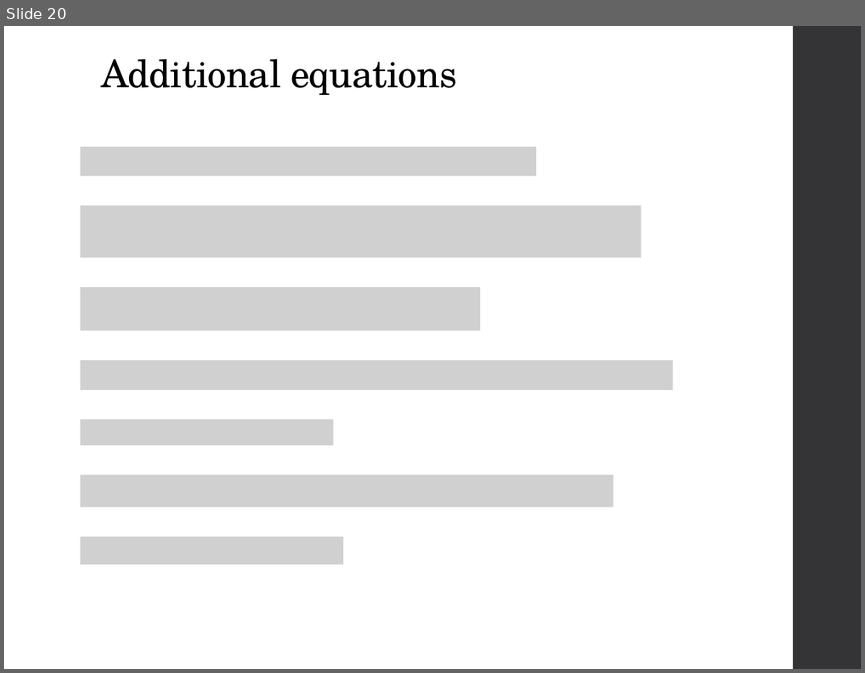
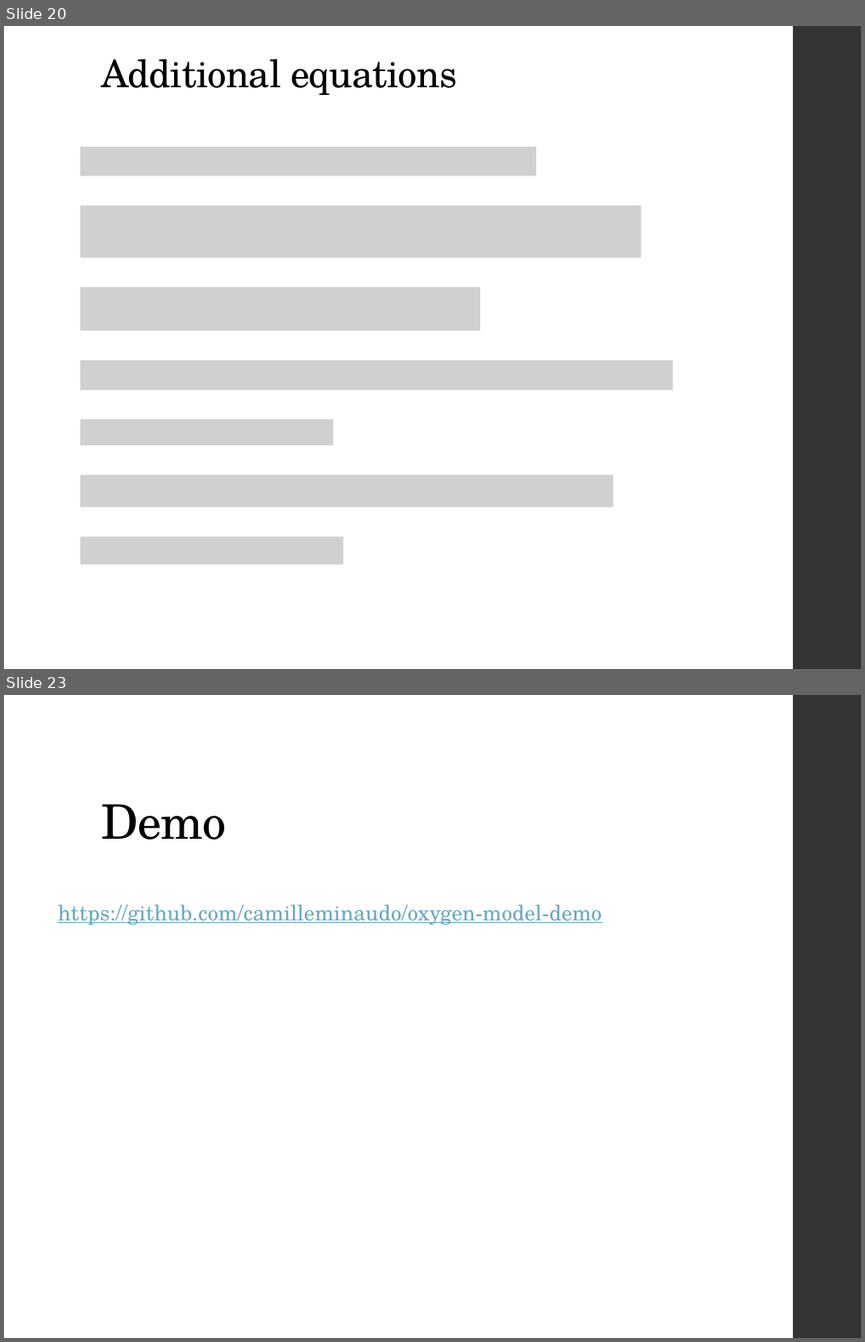
Before and after one commit to camilleminaudo/oxygen-model-demo, a slide deck: 20221222_Building a process-based model, from scratch.pptx. Shown one above the other, each under a label of ours: slide 20 before the commit, slides 20 and 23 after it; the slides between them are not shown. The pictures are 865x673 and 865x1342 pixels, drawn with LibreOffice and Linux fonts; fonts in the diff are those of the drawing; grey boxes stand for pictures. Boxes give left, top, right and bottom in pixels: in the first picture for what was removed or moved away, otherwise in the second. Text is boxed around its words. In the diff, an @@ line names an element or a change of style, - is before the commit and + after.

```diff
--- a/20221222_Building a process-based model, from scratch.pptx
+++ b/20221222_Building a process-based model, from scratch.pptx
@@ slide 23 added at <box>4,695,861,1338</box>, background #FFFFFF; not listed: 1 template element that a slide beside it also shows @@
@@ title added at <box>101,804,226,839</box>, 40 pt, text #000000 @@
+Demo
@@ text added at <box>58,904,602,925</box>, 18 pt, text #67AABF, underline @@
+https://github.com/camilleminaudo/oxygen-model-demo
```
Also in this commit, not shown: 3 slides changed, 4 other slides added, 1 slide removed, 1 other file.
